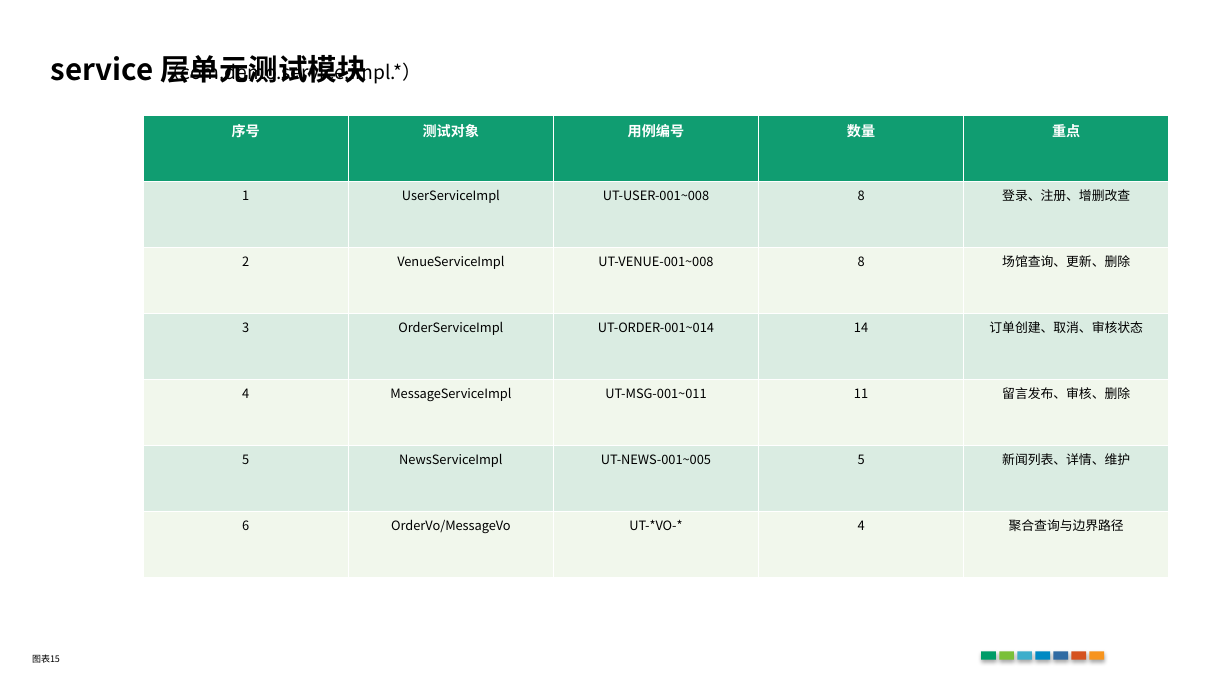
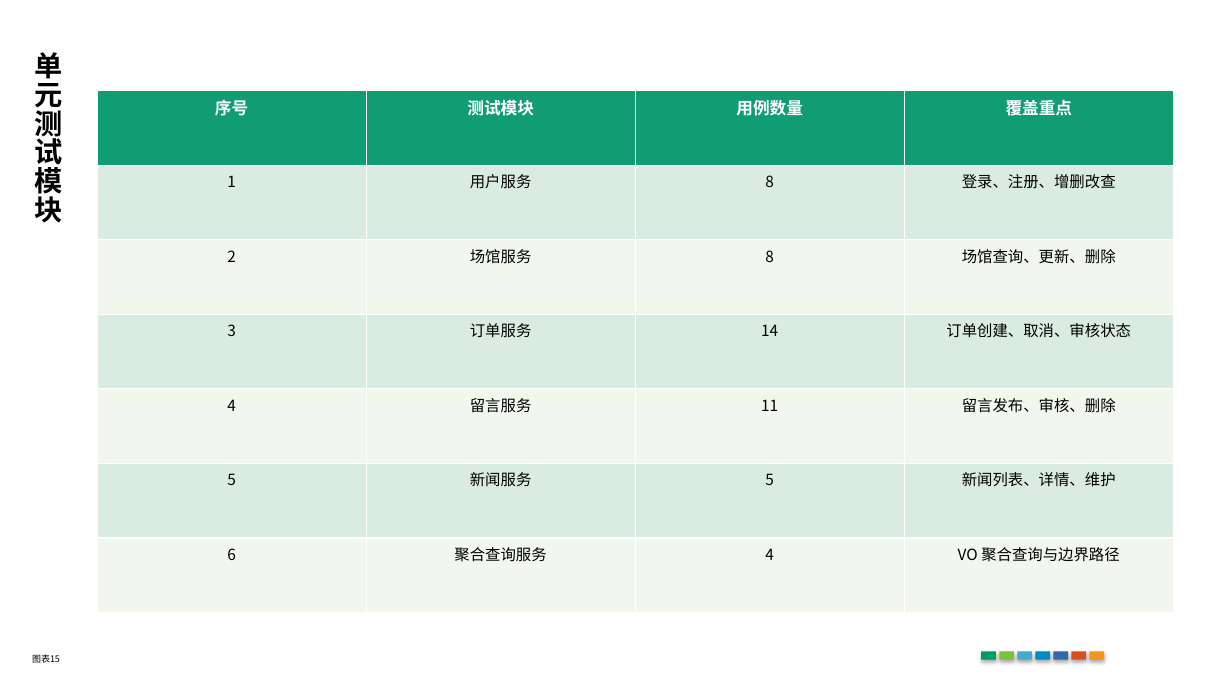
Before and after one commit to HuayuSha/softtest-PJ1, a slide deck: slide 15 of docs/output/PJ1测试汇报_成果展示风格版.pptx. Drawn at 1232x693 pixels with LibreOffice and Linux fonts; fonts in the diff are those of the drawing. Boxes give left, top, right and bottom in pixels: in the first picture for what was removed or moved away, otherwise in the second. Text is boxed around its words. In the diff, an @@ line names an element or a change of style, - is before the commit and + after.

```diff
--- a/docs/output/PJ1测试汇报_成果展示风格版.pptx
+++ b/docs/output/PJ1测试汇报_成果展示风格版.pptx
@@ text at box(34, 52, 62, 223): text changed; size 23 to 22 pt @@
-service 层单元测试模块
+单
+元
+测
+试
+模
+块
@@ text removed at box(162, 59, 422, 85) @@
-（com.demo.service.impl.*）
@@ table at box(97, 91, 1173, 613) @@
-column 2: 测试对象 | UserServiceImpl | VenueServiceImpl | OrderServiceImpl | MessageServiceImpl | NewsServiceImpl | OrderVo/MessageVo
-column 3: 用例编号 | UT-USER-001~008 | UT-VENUE-001~008 | UT-ORDER-001~014 | UT-MSG-001~011 | UT-NEWS-001~005 | UT-*VO-*
-column 4: 数量 | 8 | 8 | 14 | 11 | 5 | 4
-column 5: 重点 | 登录、注册、增删改查 | 场馆查询、更新、删除 | 订单创建、取消、审核状态 | 留言发布、审核、删除 | 新闻列表、详情、维护 | 聚合查询与边界路径
+column 2: 测试模块 | 用户服务 | 场馆服务 | 订单服务 | 留言服务 | 新闻服务 | 聚合查询服务
+column 3: 用例数量 | 8 | 8 | 14 | 11 | 5 | 4
+column 4: 覆盖重点 | 登录、注册、增删改查 | 场馆查询、更新、删除 | 订单创建、取消、审核状态 | 留言发布、审核、删除 | 新闻列表、详情、维护 | VO 聚合查询与边界路径
@@ table: place and size @@
-table at box(143, 116, 1169, 578)
+table at box(97, 91, 1173, 613)
```
Also in this commit, not shown: 8 other slides changed, 2 other files.
